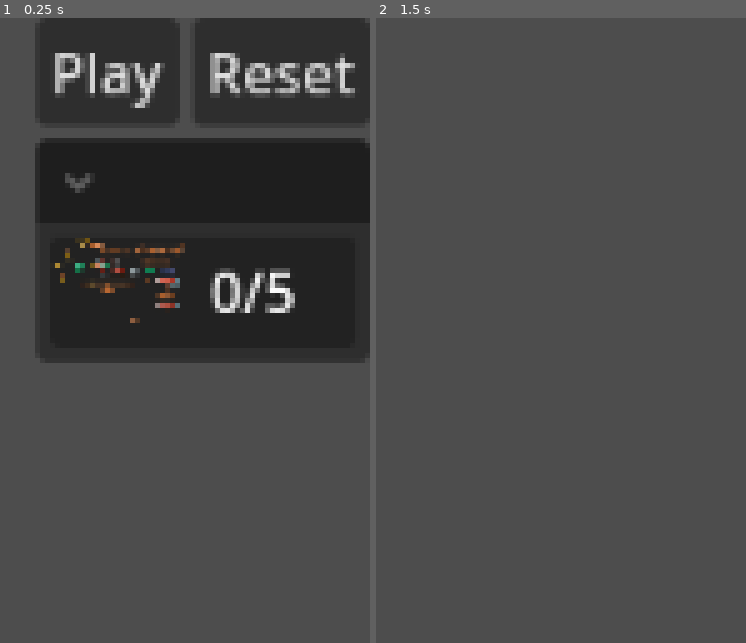
Above: before the commit, frames 1-2 (left to right).
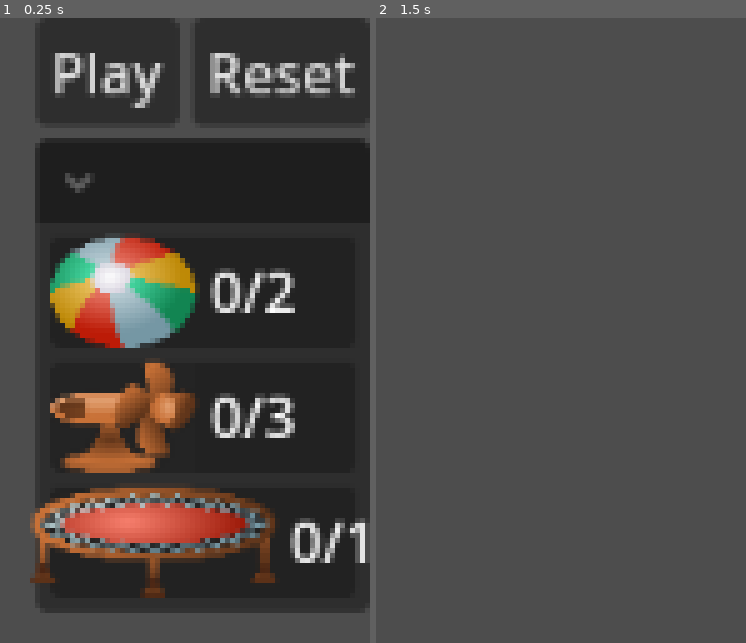
Above: after the commit, the same moments.

Repository: lechaosx/jam-at-fit-vol-2
Game: Godot game, scene res://game.tscn
Same seed, same stepped clock (60 frames per second), same inputs: the game is played once before the commit and once after it. The engine's default icon, where the game draws it, is replaced by a stand-in: a white triangle on a blue panel in a dark square.
Inputs (mouse positions are in pixels of both pictures, inside the frame that each line leads up to):
- Up to frame 1 (0.25 s): no input
- Up to frame 2 (1.5 s): click "Play" at 0.5 s; tap Enter at 1.25 s; move the mouse to (outside the picture) at 1.27 s; click (outside the picture) at 1.42 s

The runs differ from the first frame. In frame 1, 41% of the frame differs, in the area x 8-100%, y 35-96%; in frame 2, nothing differs.

Commit message:
game: level1 -> level2 (for debug "items" purposes)

Diff:
--- a/godot/game.tscn
+++ b/godot/game.tscn
@@ -1,7 +1,7 @@
 [gd_scene load_steps=5 format=3 uid="uid://cqap1fgfobevr"]
 
 [ext_resource type="Script" uid="uid://syka4aigomtx" path="res://game.gd" id="1_feb5d"]
-[ext_resource type="PackedScene" path="res://levels/level1.tscn" id="2_fc0e3"]
+[ext_resource type="PackedScene" uid="uid://57xl70y2gpkh" path="res://levels/level2.tscn" id="2_fc0e3"]
 [ext_resource type="PackedScene" uid="uid://bucen7t8kj3h7" path="res://UI/pause_menu.tscn" id="3_feb5d"]
 [ext_resource type="PackedScene" uid="uid://dip5b4oujsda5" path="res://UI/editor/editor.tscn" id="4_fc0e3"]
 
